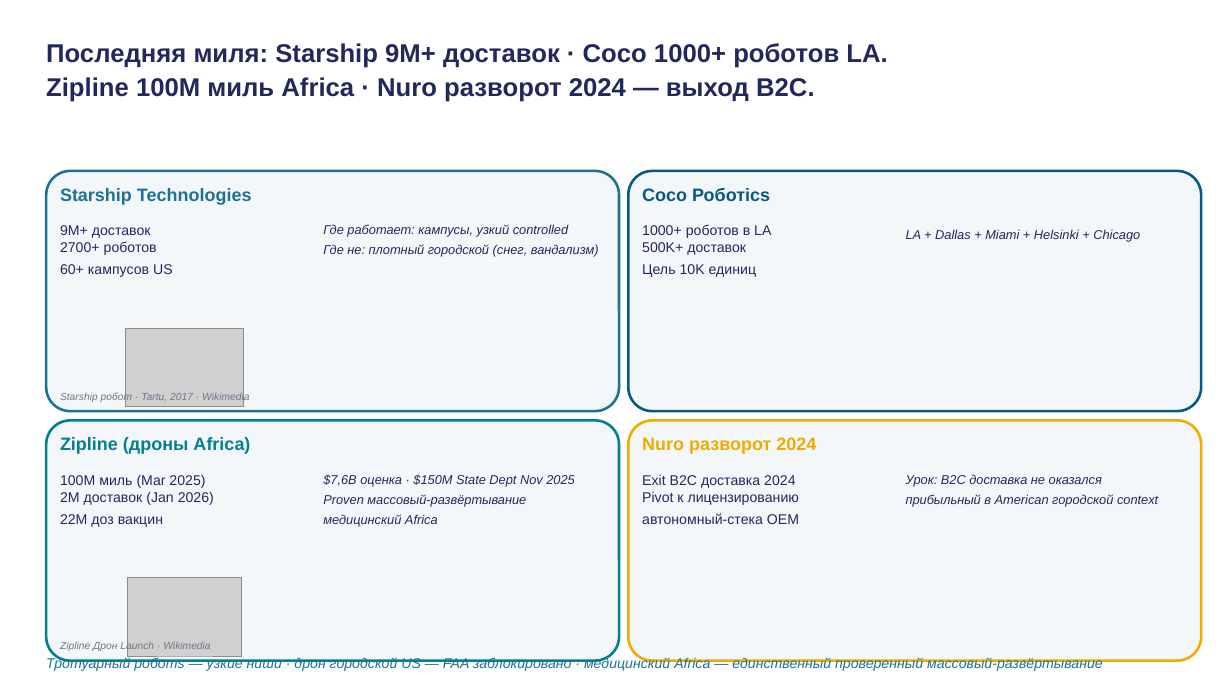
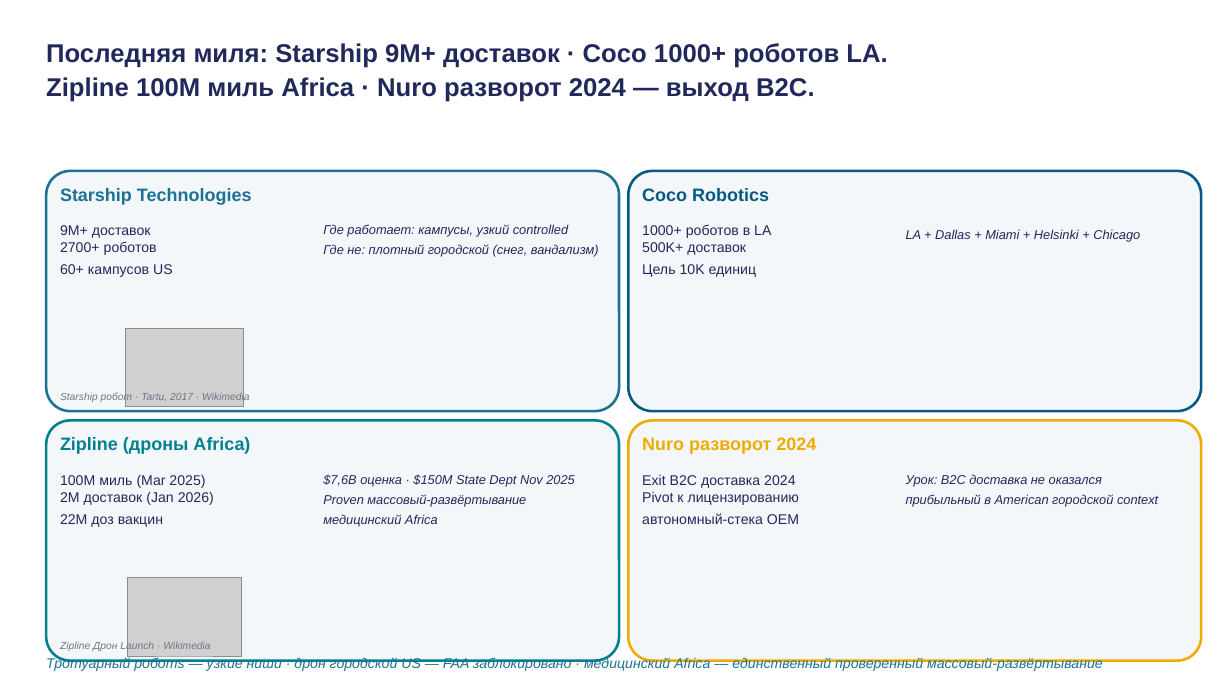
Before and after one commit to tellina-study/AI-usage-lessons, a slide deck: slide 28 of library/lectures/lec-13/rendered/lec-13.pptx. Drawn at 1232x693 pixels with LibreOffice and Linux fonts; fonts in the diff are those of the drawing; grey boxes stand for pictures. Boxes give left, top, right and bottom in pixels: in the first picture for what was removed or moved away, otherwise in the second. Text is boxed around its words. In the diff, an @@ line names an element or a change of style, - is before the commit and + after.

```diff
--- a/library/lectures/lec-13/rendered/lec-13.pptx
+++ b/library/lectures/lec-13/rendered/lec-13.pptx
@@ text at (x1=642, y1=188, x2=769, y2=201): text changed @@
-Coco Роботics
+Coco Robotics
```
Also in this commit, not shown: 8 other slides changed, 3 other files.
